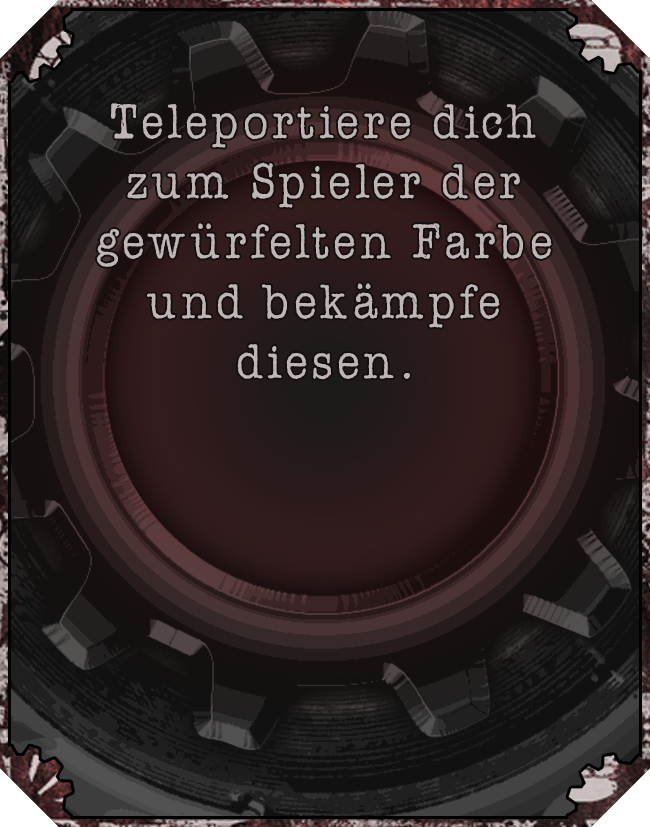
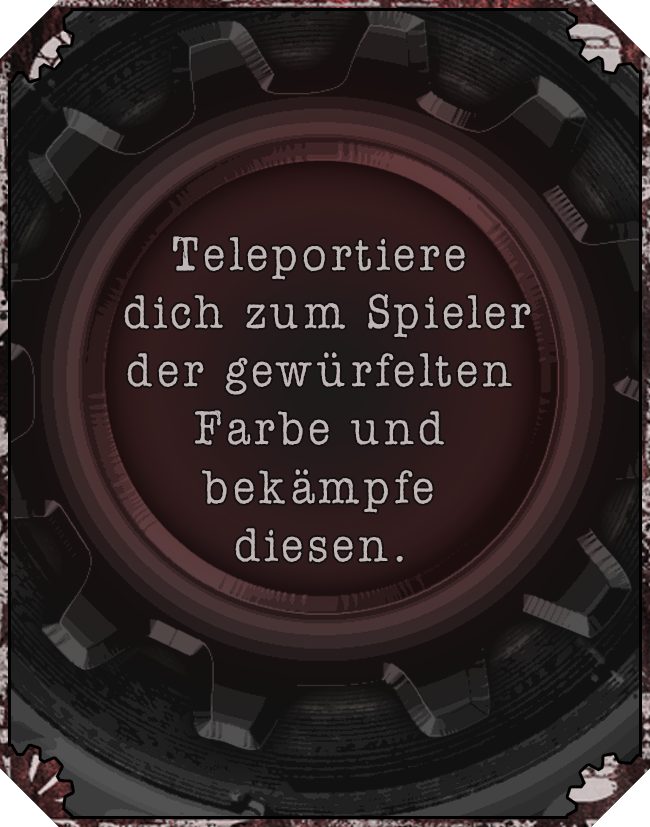
Revision of a layered w=650, h=827 image; what changed, layer by layer:
renamed "Teleportiere dich zum Spieler der gewürfelten Farbe und bekämpf" to "Teleportiere dich zum Spieler der gewürfelten Farbe und bekämp", painted on it over 97, 103, 552, 563
